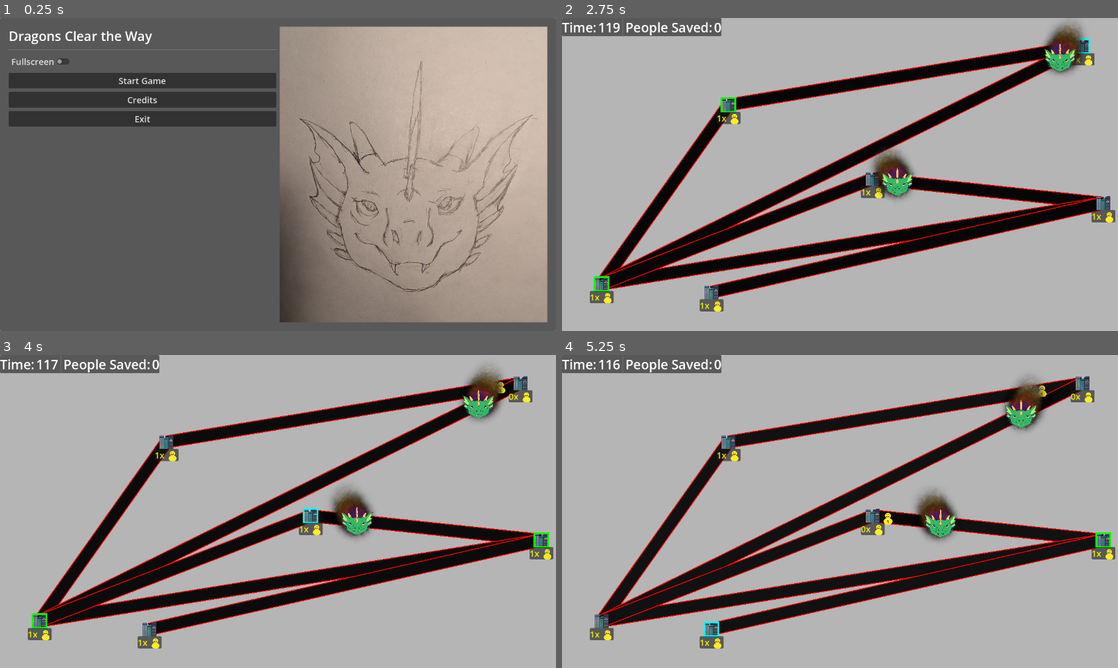
Above: before the commit, frames 1-4 (two rows, left to right).
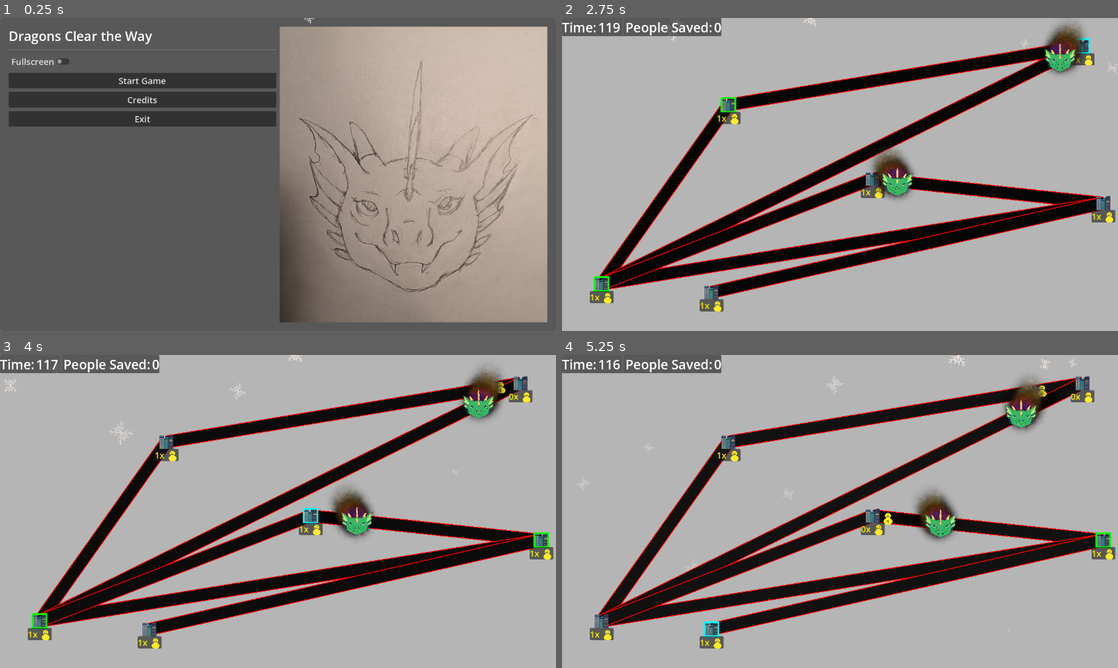
Above: after the commit, the same moments.

Repository: firefly2442/queble-game-jam
Game: Godot game, scene res://scenes/Main.tscn
Same seed, same stepped clock (60 frames per second), same inputs: the game is played once before the commit and once after it.
Inputs (mouse positions are in pixels of both pictures, inside the frame that each line leads up to):
- Up to frame 1 (0.25 s): no input
- Up to frame 2 (2.75 s): click "Start Game" at 0.5 s; click "Start" at 1.25 s; drag from (1084, 46) to (728, 105) at 2.02 s
- Up to frame 3 (4 s): drag from (166, 442) to (522, 383) at 2.77 s; move the mouse to (311, 514) at 3.52 s; click (311, 514) at 3.67 s
- Up to frame 4 (5.25 s): drag from (1101, 539) to (728, 442) at 4.27 s; drag from (712, 630) to (873, 514) at 5.02 s

The runs differ from the first frame. In frame 1, less than 0.1% of the frame differs, in the area x 54-57%, y 0-2%; in frame 2, less than 0.1%; in frame 3, 0.1%, in the area x 0-83%, y 0-38%; in frame 4, 0.1%.

Commit message:
feat: add falling snowflakes

Diff:
--- a/scenes/Game.tscn
+++ b/scenes/Game.tscn
@@ -1,6 +1,34 @@
 [gd_scene format=3 uid="uid://blun7ob78f403"]
 
 [ext_resource type="Script" uid="uid://bf73ps13s5ki3" path="res://scripts/Game.gd" id="1_ibkli"]
+[ext_resource type="Texture2D" uid="uid://b0ic1cvtpcev5" path="res://images/Snowflake.png" id="2_qbsmt"]
+
+[sub_resource type="Gradient" id="Gradient_qbsmt"]
+colors = PackedColorArray(1, 1, 1, 1, 1, 1, 1, 0)
+
+[sub_resource type="GradientTexture1D" id="GradientTexture1D_cpr0p"]
+gradient = SubResource("Gradient_qbsmt")
+
+[sub_resource type="Curve" id="Curve_qbsmt"]
+_data = [Vector2(0, 1), 0.0, 0.0, 0, 0, Vector2(1, 0.492487), 0.0, 0.0, 0, 0]
+point_count = 2
+
+[sub_resource type="CurveTexture" id="CurveTexture_cpr0p"]
+curve = SubResource("Curve_qbsmt")
+
+[sub_resource type="ParticleProcessMaterial" id="ParticleProcessMaterial_qbsmt"]
+particle_flag_disable_z = true
+emission_shape = 3
+emission_box_extents = Vector3(640, 0, 1)
+initial_velocity_min = -60.0
+initial_velocity_max = 60.0
+angular_velocity_min = -180.00002
+angular_velocity_max = -1.6093254e-05
+gravity = Vector3(0, 98, 0)
+scale_min = 0.29999998
+scale_max = 0.9
+scale_curve = SubResource("CurveTexture_cpr0p")
+color_ramp = SubResource("GradientTexture1D_cpr0p")
 
 [node name="Game" type="Node2D" unique_id=393346429]
 script = ExtResource("1_ibkli")
@@ -55,4 +83,12 @@
 [node name="People" type="Node2D" parent="." unique_id=271433052]
 unique_name_in_owner = true
 
+[node name="GPUParticles2D" type="GPUParticles2D" parent="." unique_id=677146978]
+z_index = -1
+position = Vector2(617, 0)
+amount = 12
+texture = ExtResource("2_qbsmt")
+lifetime = 5.0
+process_material = SubResource("ParticleProcessMaterial_qbsmt")
+
 [connection signal="timeout" from="GameTimer" to="." method="_on_game_timer_timeout"]
--- a/scenes/MainMenu.tscn
+++ b/scenes/MainMenu.tscn
@@ -2,6 +2,34 @@
 
 [ext_resource type="Script" uid="uid://cill6ftlpuomw" path="res://scripts/MainMenu.gd" id="1_yqorp"]
 [ext_resource type="Texture2D" uid="uid://bv43g3rcv4jwj" path="res://images/hand-drawn/dragon-hand-drawn.jpg" id="2_0ykhv"]
+[ext_resource type="Texture2D" uid="uid://b0ic1cvtpcev5" path="res://images/Snowflake.png" id="3_2wh52"]
+
+[sub_resource type="Gradient" id="Gradient_ow34m"]
+colors = PackedColorArray(1, 1, 1, 1, 1, 1, 1, 0)
+
+[sub_resource type="GradientTexture1D" id="GradientTexture1D_cpr0p"]
+gradient = SubResource("Gradient_ow34m")
+
+[sub_resource type="Curve" id="Curve_l72w3"]
+_data = [Vector2(0, 1), 0.0, 0.0, 0, 0, Vector2(1, 0.492487), 0.0, 0.0, 0, 0]
+point_count = 2
+
+[sub_resource type="CurveTexture" id="CurveTexture_cpr0p"]
+curve = SubResource("Curve_l72w3")
+
+[sub_resource type="ParticleProcessMaterial" id="ParticleProcessMaterial_826wr"]
+particle_flag_disable_z = true
+emission_shape = 3
+emission_box_extents = Vector3(640, 0, 1)
+initial_velocity_min = -60.0
+initial_velocity_max = 60.0
+angular_velocity_min = -180.00002
+angular_velocity_max = -1.6093254e-05
+gravity = Vector3(0, 98, 0)
+scale_min = 0.29999998
+scale_max = 0.9
+scale_curve = SubResource("CurveTexture_cpr0p")
+color_ramp = SubResource("GradientTexture1D_cpr0p")
 
 [node name="MainMenu" type="Node2D" unique_id=1651906405]
 script = ExtResource("1_yqorp")
@@ -62,13 +90,26 @@
 layout_mode = 2
 size_flags_horizontal = 3
 
-[node name="TextureRect" type="TextureRect" parent="PanelContainer/MarginContainer/HBoxContainer/VBoxContainer2" unique_id=1022691848]
+[node name="MenuTextureRect" type="TextureRect" parent="PanelContainer/MarginContainer/HBoxContainer/VBoxContainer2" unique_id=1022691848]
+unique_name_in_owner = true
 layout_mode = 2
 size_flags_vertical = 3
 texture = ExtResource("2_0ykhv")
 expand_mode = 1
 
+[node name="GPUParticles2D" type="GPUParticles2D" parent="." unique_id=1733445965]
+position = Vector2(617, 0)
+amount = 12
+texture = ExtResource("3_2wh52")
+lifetime = 5.0
+process_material = SubResource("ParticleProcessMaterial_826wr")
+
+[node name="ImageTimer" type="Timer" parent="." unique_id=1812904305]
+unique_name_in_owner = true
+wait_time = 3.0
+
 [connection signal="pressed" from="PanelContainer/MarginContainer/HBoxContainer/VBoxContainerMenu/HBoxContainer/FullscreenCheckButton" to="." method="_on_check_button_pressed"]
 [connection signal="pressed" from="PanelContainer/MarginContainer/HBoxContainer/VBoxContainerMenu/StartGameButton" to="." method="_on_start_game_button_pressed"]
 [connection signal="pressed" from="PanelContainer/MarginContainer/HBoxContainer/VBoxContainerMenu/CreditsButton" to="." method="_on_credits_button_pressed"]
 [connection signal="pressed" from="PanelContainer/MarginContainer/HBoxContainer/VBoxContainerMenu/ExitButton" to="." method="_on_exit_button_pressed"]
+[connection signal="timeout" from="ImageTimer" to="." method="_on_image_timer_timeout"]
--- a/scripts/MainMenu.gd
+++ b/scripts/MainMenu.gd
@@ -1,7 +1,10 @@
 extends Node2D
 
+var image_list: Array[String] = ["uid://bv43g3rcv4jwj", "uid://ceq4p6wt3xybu"]
+var image_index: int = 0
+
 func _ready() -> void:
-	pass
+	(%ImageTimer as Timer).start()
 
 func _on_exit_button_pressed() -> void:
 	DisplayServer.window_set_mode(DisplayServer.WINDOW_MODE_WINDOWED)
@@ -25,3 +28,21 @@
 		DisplayServer.window_set_mode(DisplayServer.WINDOW_MODE_WINDOWED)
 	else:
 		DisplayServer.window_set_mode(DisplayServer.WINDOW_MODE_FULLSCREEN)
+
+func _show_next_image() -> void:
+	var tex_rect: TextureRect = %MenuTextureRect
+	var next_index: int = (image_index + 1) % image_list.size()
+	# Fade out
+	var tween: Tween = create_tween()
+	tween.tween_property(tex_rect, "modulate:a", 0.0, 0.5).set_trans(Tween.TRANS_LINEAR).set_ease(Tween.EASE_IN_OUT)
+	tween.tween_callback(func() -> void:
+		tex_rect.texture = load(image_list[next_index])
+	)
+	tween.tween_property(tex_rect, "modulate:a", 1.0, 0.5).set_trans(Tween.TRANS_LINEAR).set_ease(Tween.EASE_IN_OUT)
+
+	image_index = next_index
+
+
+func _on_image_timer_timeout() -> void:
+	_show_next_image()
+	(%ImageTimer as Timer).start()
Binary file added: images/Snowflake.png
Not shown, added: images/Snowflake.png.import
Not shown, added: images/Snowflake.pxo
